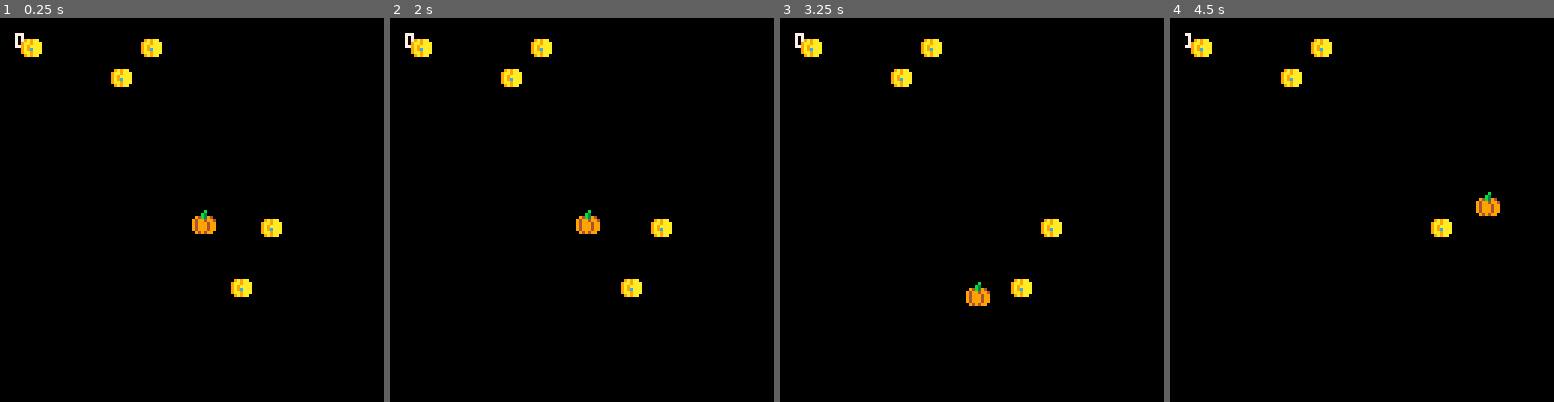
Above: before the commit, frames 1-4 (left to right).
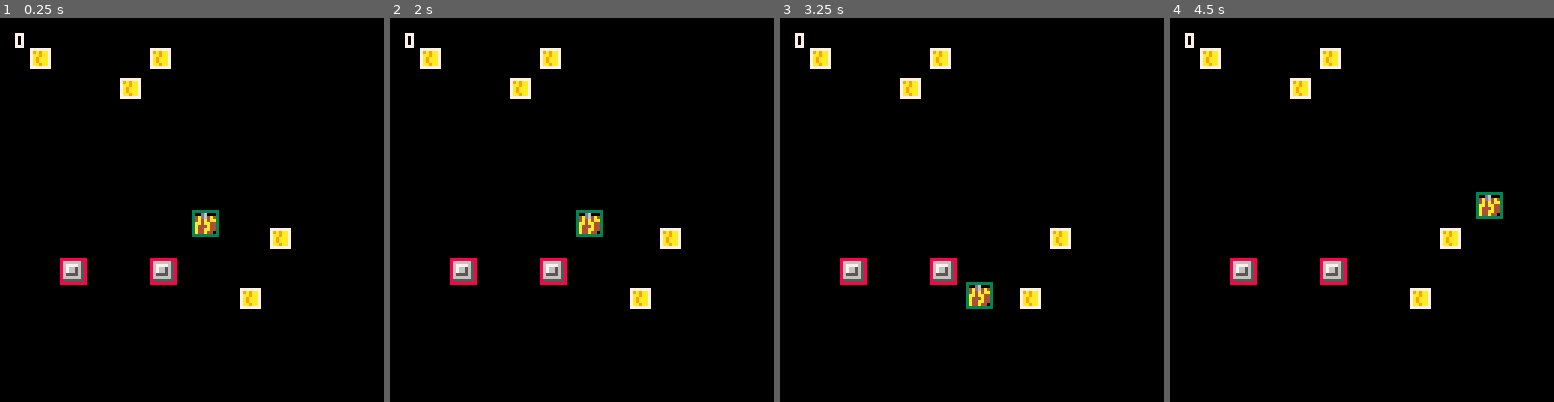
Above: after the commit, the same moments.

Repository: DriesVerb/fristLau
Game: PICO-8 cartridge nextgame.p8
The game is run twice, just before and just after one commit, with the same random seed, the same clock (stepped at 60 frames per second) and the same inputs.
Inputs:
- Up to frame 1 (0.25 s): no input
- Up to frame 2 (2 s): hold Left from 1.97 s (still down)
- Up to frame 3 (3.25 s): release Left at 2.37 s; hold Down 2.42-2.82 s; hold Right from 2.87 s (still down)
- Up to frame 4 (4.5 s): release Right at 3.53 s; hold Up 3.58-4.08 s; hold Right from 4.13 s (still down)

The runs differ from the first frame. In frame 1, 3.7% of the frame differs, in the area x 5-76%, y 5-76%; in frame 2, 3.7%; in frame 3, 3.7%; in frame 4, 3.6%.

Commit message:
collision detection

Diff:
--- a/nextgame.p8
+++ b/nextgame.p8
@@ -1,11 +1,16 @@
 pico-8 cartridge // http://www.pico-8.com
 version 29
 __lua__
+
+-- 07:19
+
 local player
 local score
 local coins
 
 function _init()
+    sfx(0)
+
     score=0
     -- player table = object
     player = {
@@ -29,32 +34,30 @@
                 self.y+=self.move_speed end
         end,
         draw=function (self)
-                spr(1, self.x, self.y)
-        end,
-        check_for_collision = function (self, coin)
-                            -- hit detectino top and bottom
-                local top = self.y
-                local bottom = self.y+self.height
-                -- setting up condition
-                if top<coin.y and coin.y<bottom then
-                    self.is_horizontal_align = true
-                else
-                    self.is_horizontal_align = false
-                end
-                -- hit detection left and right
-                local left=self.x
-                local right=self.x+self.width
-                -- setting up conditional
-                if left<coin.x and coin.x<right then
-                    self.is_vertical_align=true
-                else
-                    self.is_vertical_align=false
-                end
-                -- collect the coin
-                if self.is_vertical_align and self.is_horizontal_align and not coin.is_collected then
-                    coin.is_collected = true
-                    score+=1
-                end
+                spr(3, self.x, self.y)
+                rect(self.x, self.y, self.x+self.width, self.y+self.height,3)
+
+        end,
+        check_for_coin_collision = function (self, coin)
+
+                -- local player_top = self.y
+                -- local player_bottom = self.y+self.height
+                -- local player_left=self.x
+                -- local player_right=self.x+self.width
+                -- local coin_top = coin.y
+                -- local coin_bottom = coin.y+coin.height
+                -- local coin_left=coin.x
+                -- local coin_right=coin.x+coin.width
+
+                -- if not coin.is_collected and circles_overlapping(self.x, self.y, self.radius, coin.x, coin.y, coin.radius)
+
+                -- -- rect_overlapping(player_left, player_top, player_right, player_bottom, coin_left, coin_top, coin_right, coin_bottom)
+
+                -- then
+                --     coin.is_collected=true
+                --     score+=1
+                -- end
+
         end
     }
     coins = {
@@ -65,27 +68,42 @@
         make_coin(80,90),
     }
 
+    blocks={
+        make_block(50,80),
+        make_block(20,80),
+    }
+
+
+
 
 end
 
 function _update()
-player:update();
-local coin
-for coin in all(coins) do
-    coin:update()
-    player:check_for_collision(coin)
-end
+    player:update()
+    local coin
+    for coin in all(coins) do
+        coin:update()
+        player:check_for_coin_collision(coin)
+    end
+    local block
+    for block in all(blocks) do
+        block:update()
+    end
 
 end
 
 function _draw()
-cls()
+    cls()
     player:draw()
     print(score, 5, 5, 7)
     local coin
     for coin in all(coins) do
         coin:draw()
     end
+    local block
+    for block in all(blocks) do
+        block:draw()
+    end
 
 end
 
@@ -93,33 +111,124 @@
     local coin = {
         x=x,
         y=y,
+        width=6,
+        height=6,
         is_collected=false,
         update=function(self)
 
         end,
         draw=function(self)
             if not self.is_collected then
-                spr(4, self.x-3, self.y-4)
-                pset(self.x, self.y, 12)
+                spr(4, self.x, self.y)
+                rect(self.x, self.y, self.x+self.width, self.y+self.width)
             end
 
         end
 
     }
     return coin
-
+end
+
+function make_block(x,y)
+    return {
+        x=x,
+        y=y,
+        width=8,
+        height=8,
+        update=function(self)
+
+        end,
+        draw=function(self)
+            spr(5, self.x, self.y)
+            rect(self.x, self.y, self.x+self.width, self.y+self.height,8)
+        end
+
+
+    }
+end
+
+
+-- point is in rectangle collision
+-- function is_point_in_rect(x , y, left, top, right, bottom)
+
+--     return top<y and y<bottom and left<x and x<right
+
+-- end
+
+function lines_overlapping(min1, max1, min2, max2)
+
+    return max1>min2 and max2>min1
+
+
+    -- long version of above statement
+    -- if right1>left2 and right2>left1 then
+    --     return true
+    -- else
+    --     return false
+    -- end
+
+    -- long version of above statement
+    -- if left2<left1 and left1<left2 then
+    --     return true
+    -- elseif left2<right1 and right1<left2 then
+    --     return true
+    -- elseif left1<left2 and left2<righ1 then
+    --     return true
+    -- elseif left1<right2 and right2<right1 then
+    --     return true
+    -- else
+    --     return false
+    -- end
+
+end
+
+function rect_overlapping(left1, top1, right1, bottom1, left2, top2, right2, bottom2)
+
+    return lines_overlapping(left1, right1, left2, right2) and lines_overlapping(top1, bottom1, top2, bottom2)
+
+    -- long version of above statement
+    -- if lines_overlapping(left1, right1, left2, right2) and lines_overlapping(top1, bottom1, top2, bottom2)
+    --     return true
+    -- else
+    --     return false
+    -- end
+
+
+end
+
+
+-- detection for cirlces
+-- function circles_overlapping(x1, y1, r1, x2, y2, r2)
+--     local dx=mid(-100,x2-x1,100)
+--     local dy=mid(-100,y2-y1,100)
+--     return dx*dx+dy*dy<(r1+r2)*(r1+r2)
+
+
+--     -- local dist=sqrt(dx*dx+dy*dy)
+--     -- return dist<r1+r2
+
+
+--     -- if dist<r1+r2 then
+--     --     return true
+--     -- else
+--     --     return false
+--     -- end
+-- end
+
+function bouding_boxes_overlapping(obj1, obj2)
+    return rect_overlapping(obj1.x, obj1.y, obj1.x+width, obj1.y+height, obj2.x, obj2.y, obj2.x+width, obj2.y+height)
 end
 
 
 __gfx__
-000000000000b000000100000000d000000000000000000000000000000000000000000000000000000000000000000000000000000000000000000000000000
-00000000000b300000012000000d600009a9aa000000000000000000000000000000000000000000000000000000000000000000000000000000000000000000
-00700700094b39400cc12c8004ad64a49aa9aaa00000000000000000000000000000000000000000000000000000000000000000000000000000000000000000
-000770009499499488cc88c844a4a4aa9a9aaaa00000000000000000000000000000000000000000000000000000000000000000000000000000000000000000
-0007700094999499c8ccc8cc4aa4aa449a9aaaa00000000000000000000000000000000000000000000000000000000000000000000000000000000000000000
-0070070094999499c8ccc8cc4a444a449aa9aaa00000000000000000000000000000000000000000000000000000000000000000000000000000000000000000
-0000000094999499c88cc8cc4a44aa4409a9aa000000000000000000000000000000000000000000000000000000000000000000000000000000000000000000
-000000000949499008cc88c00a44a440000000000000000000000000000000000000000000000000000000000000000000000000000000000000000000000000
-
-
-
+000000000000b000000100000000d000000000007777777700000000000000000000000000000000000000000000000000000000000000000000000000000000
+00000000000b300000012000000d600009a9aa007666666500000000000000000000000000000000000000000000000000000000000000000000000000000000
+00700700094b39400cc12c8004ad64a49aa9aaa07677776500000000000000000000000000000000000000000000000000000000000000000000000000000000
+000770009499499488cc88c844a4a4aa9a9aaaa07676656500000000000000000000000000000000000000000000000000000000000000000000000000000000
+0007700094999499c8ccc8cc4aa4aa449a9aaaa07676656500000000000000000000000000000000000000000000000000000000000000000000000000000000
+0070070094999499c8ccc8cc4a444a449aa9aaa07655556500000000000000000000000000000000000000000000000000000000000000000000000000000000
+0000000094999499c88cc8cc4a44aa4409a9aa007666666500000000000000000000000000000000000000000000000000000000000000000000000000000000
+000000000949499008cc88c00a44a440000000006555555500000000000000000000000000000000000000000000000000000000000000000000000000000000
+
+
+
